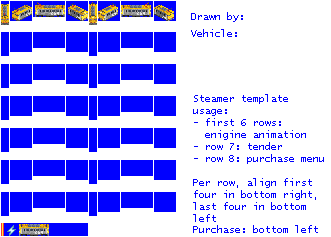
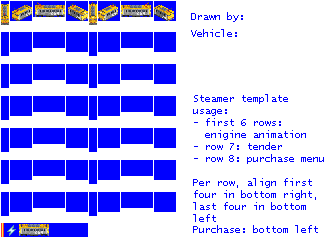
Comparing the layer stacks of the two 331x237 images. Changes:
painted on "empty.png" over [1, 236, 88, 237]
